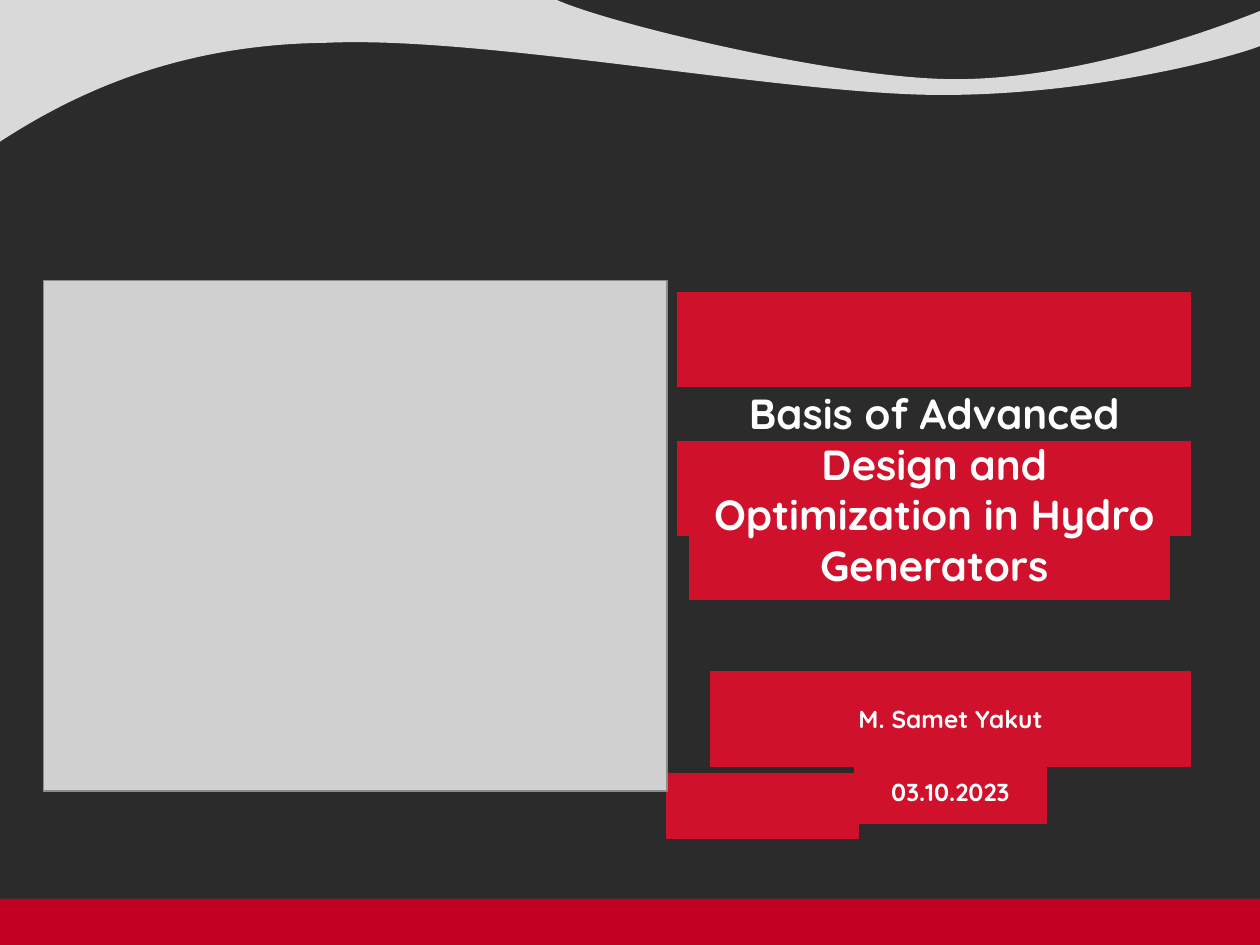
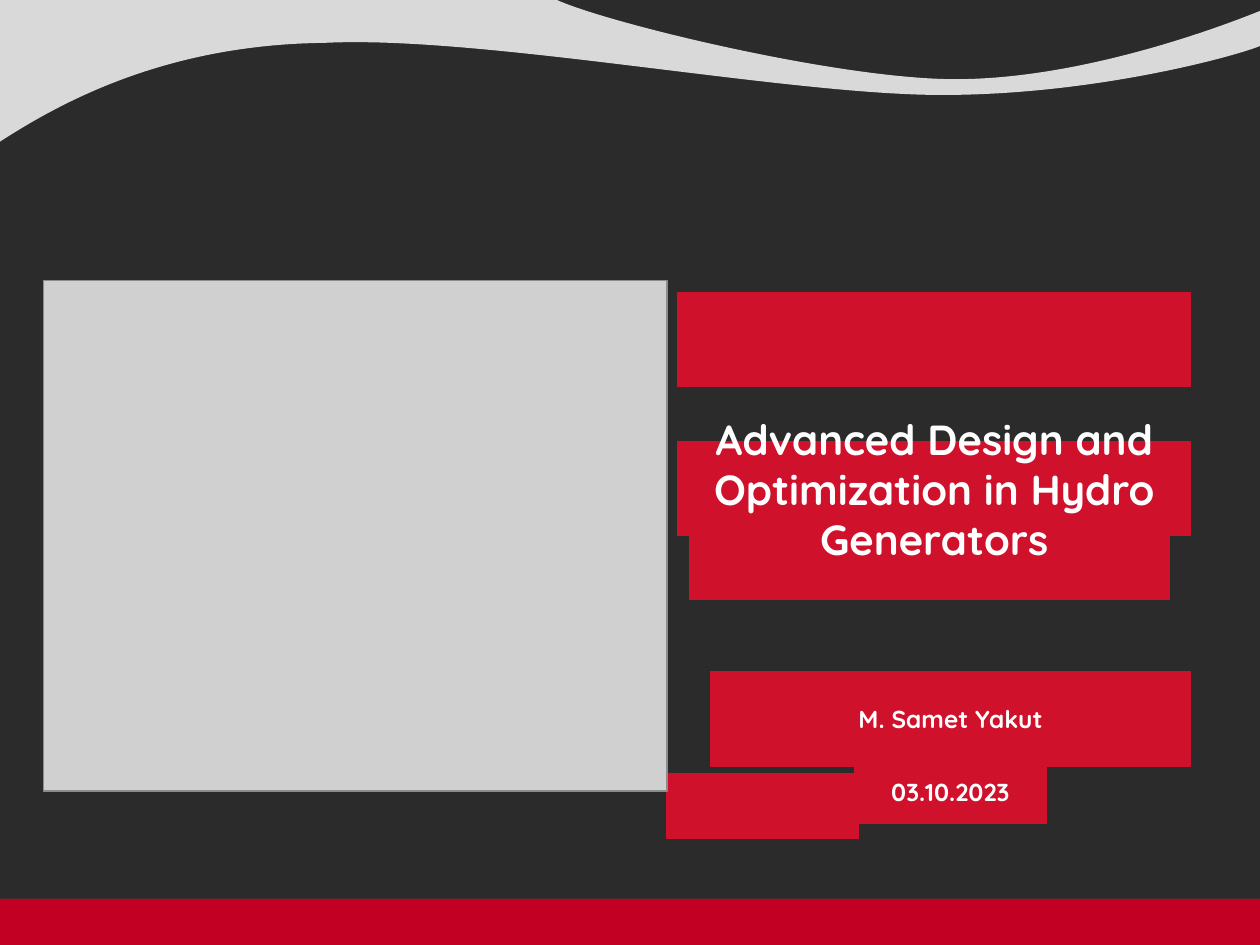
Before and after one commit to sametyakut/Studies, a slide deck: slide 2 of Presentations/Keysani_Sunum_Winding_Design_2023_10_03.pptx. Drawn at 1260x945 pixels with LibreOffice and Linux fonts; fonts in the diff are those of the drawing; grey boxes stand for pictures; background and template pictures are left out; a plain dark background stands for a picture behind light text. Boxes give left, top, right and bottom in pixels: in the first picture for what was removed or moved away, otherwise in the second. Text is boxed around its words. In the diff, an @@ line names an element or a change of style, - is before the commit and + after.

```diff
--- a/Presentations/Keysani_Sunum_Winding_Design_2023_10_03.pptx
+++ b/Presentations/Keysani_Sunum_Winding_Design_2023_10_03.pptx
@@ text in rectangle at box(714, 411, 1155, 556): text changed @@
-Basis of Advanced Design and Optimization in Hydro Generators
+Advanced Design and Optimization in Hydro Generators
```
Also in this commit, not shown: 1 other slide changed, 2 slides added, 9 other files.
